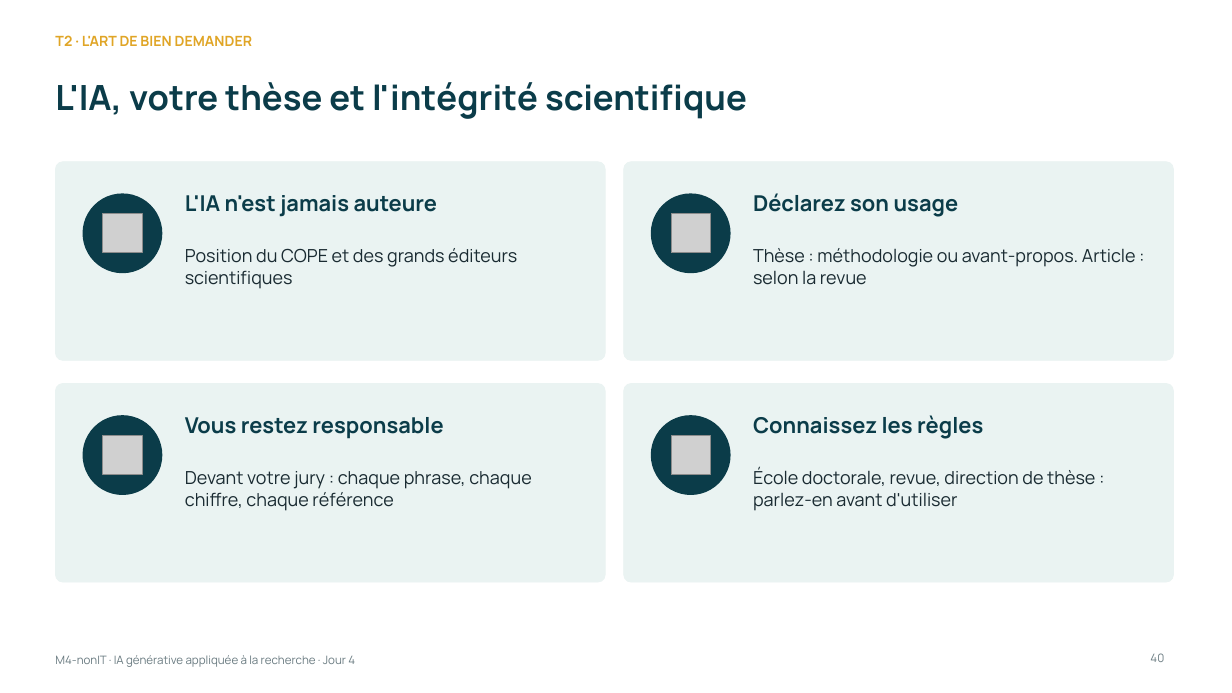
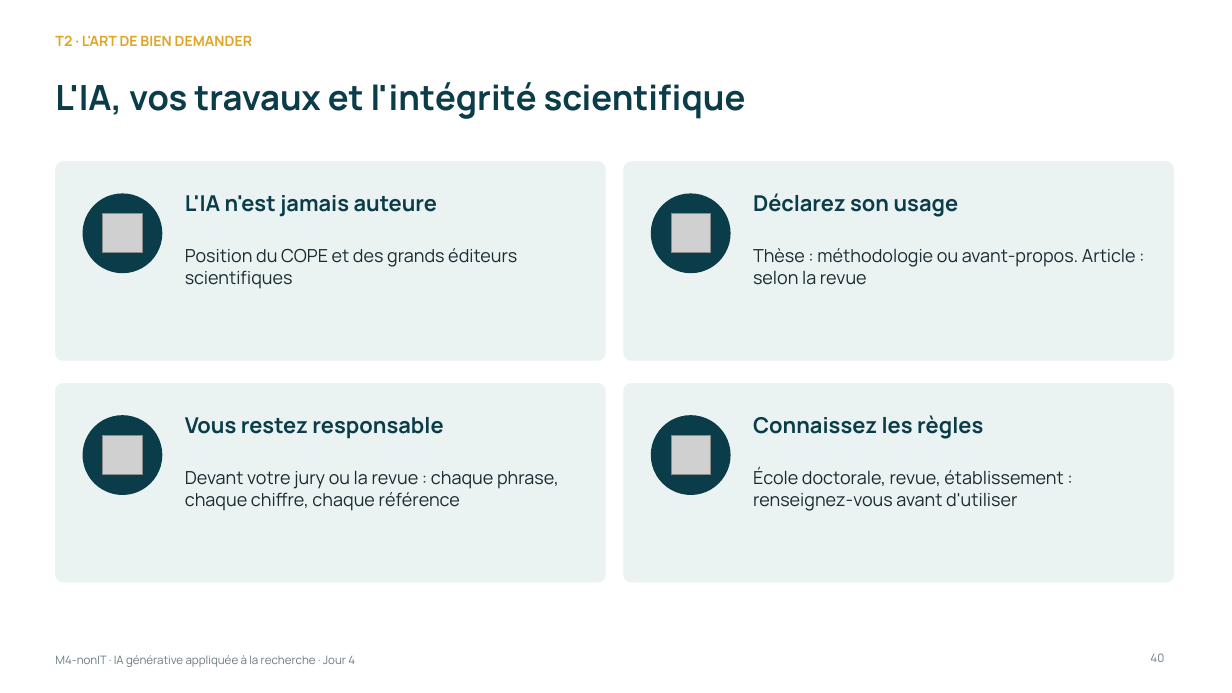
Before and after one commit to Amevi-isi/formation-chercheur-univ, a slide deck: slide 40 of module4_nonIT/M4-nonIT_IA_generative_appliquee.pptx. Drawn at 1232x693 pixels with LibreOffice and Linux fonts; fonts in the diff are those of the drawing; grey boxes stand for pictures. Boxes give left, top, right and bottom in pixels: in the first picture for what was removed or moved away, otherwise in the second. Text is boxed around its words. In the diff, an @@ line names an element or a change of style, - is before the commit and + after.

```diff
--- a/module4_nonIT/M4-nonIT_IA_generative_appliquee.pptx
+++ b/module4_nonIT/M4-nonIT_IA_generative_appliquee.pptx
@@ title at [55,82,746,119]: text changed @@
-L'IA, votre thèse et l'intégrité scientifique
+L'IA, vos travaux et l'intégrité scientifique
@@ text at [185,470,559,511]: text changed @@
-Devant votre jury : chaque phrase, chaque chiffre, chaque référence
+Devant votre jury ou la revue : chaque phrase, chaque chiffre, chaque référence
@@ text at [753,467,1063,511]: text changed @@
-École doctorale, revue, direction de thèse : parlez-en avant d'utiliser
+École doctorale, revue, établissement : renseignez-vous avant d'utiliser
```
Also in this commit, not shown: 15 other slides changed, 9 other files.
